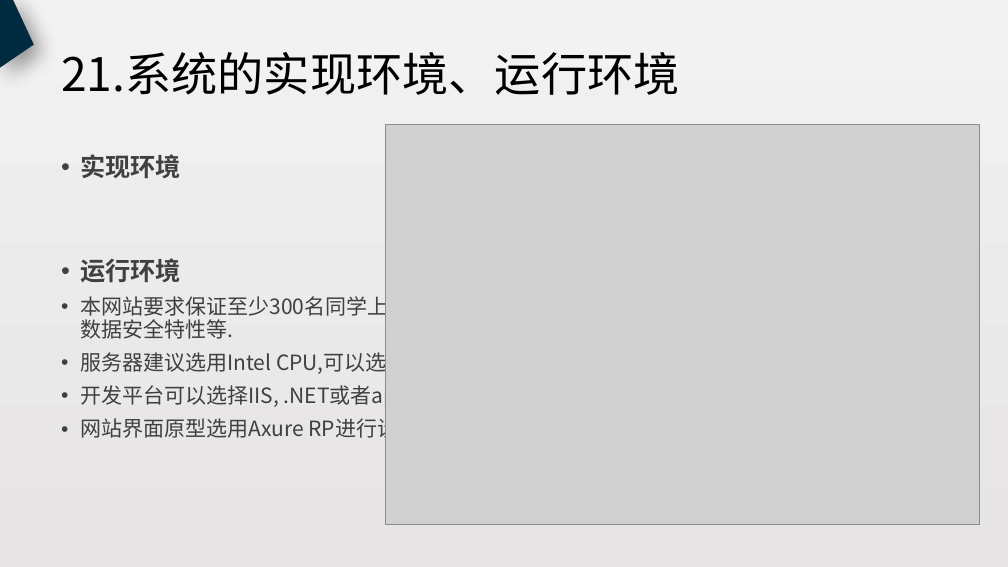
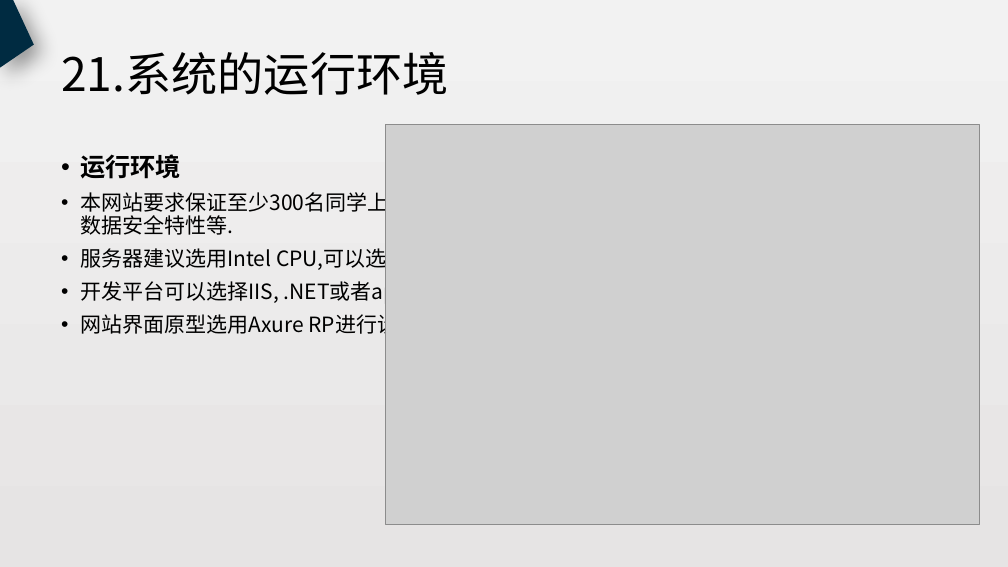
Before and after one commit to PRD2018-G18/PRD2018, a slide deck: slide 23 of 非受控文档/过程文档/SRS.pptx (slide 24 before the commit). Drawn at 1008x567 pixels with LibreOffice and Linux fonts; fonts in the diff are those of the drawing; grey boxes stand for pictures. Boxes give left, top, right and bottom in pixels: in the first picture for what was removed or moved away, otherwise in the second. Text is boxed around its words. In the diff, an @@ line names an element or a change of style, - is before the commit and + after.

```diff
--- a/非受控文档/过程文档/SRS.pptx
+++ b/非受控文档/过程文档/SRS.pptx
@@ title at [61, 52, 449, 95]: text changed @@
-21.系统的实现环境、运行环境
+21.系统的运行环境
@@ text "运行环境" at [80, 154, 911, 337]: text colour #404040 to #000000 @@
@@ text at [80, 154, 181, 178]: paragraph removed @@
-• 实现环境
```
Also in this commit, not shown: 16 other slides changed, 1 slide added, 3 slides removed.
